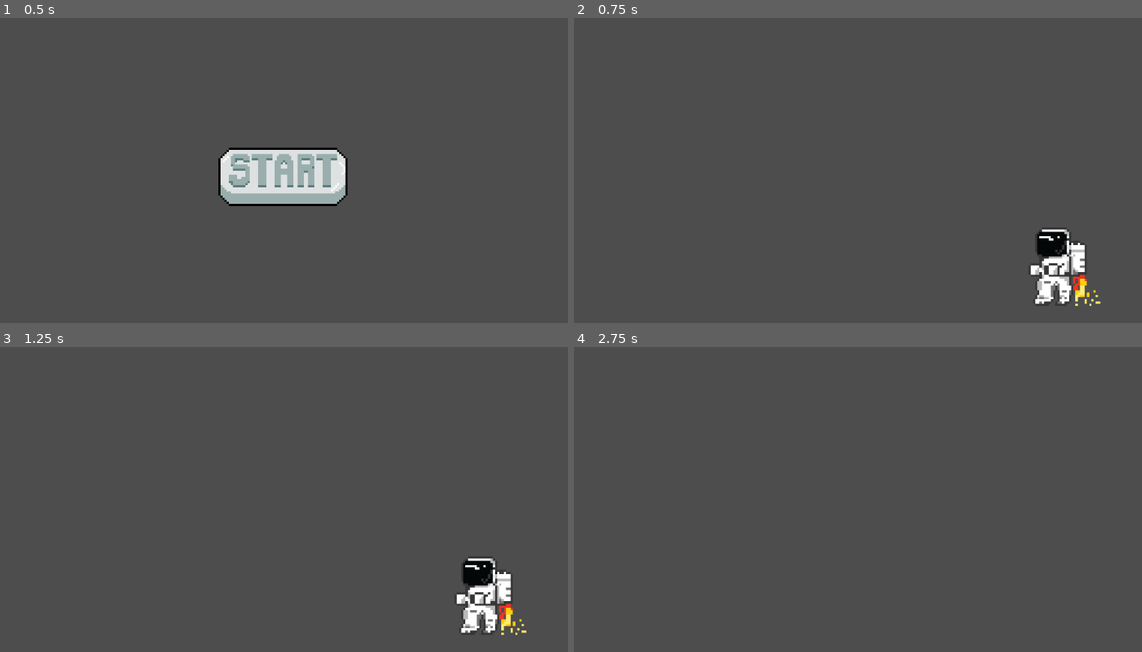
Above: before the commit, frames 1-4 (two rows, left to right).
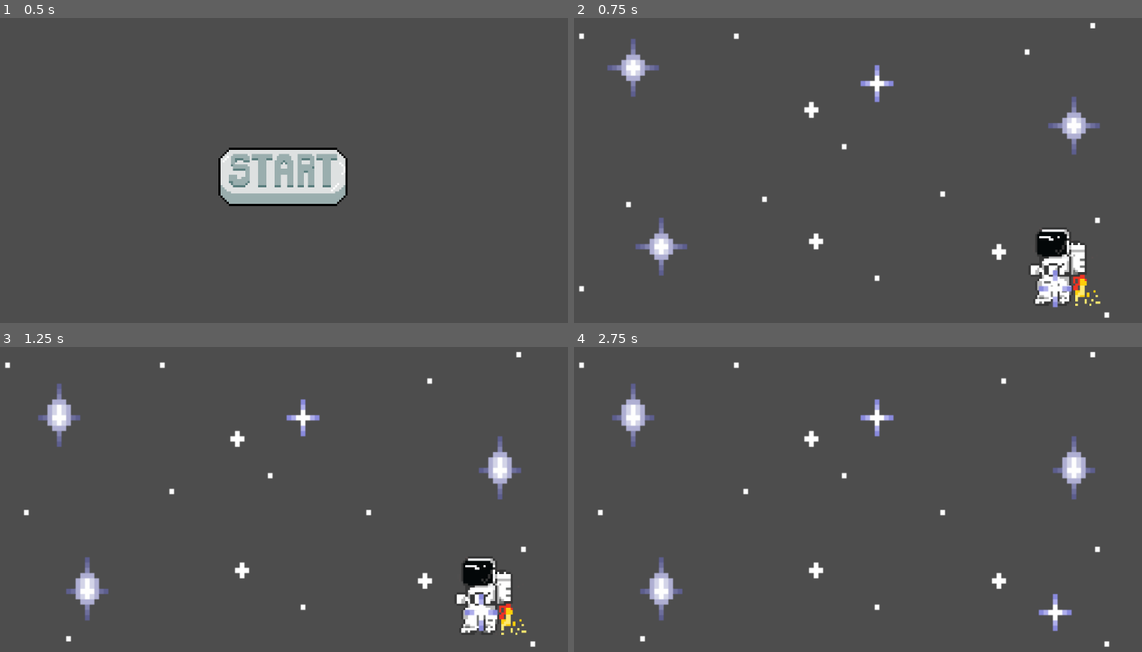
Above: after the commit, the same moments.

Repository: KTools2202/StarJump
Game: Godot game, scene res://scenes/start_button.tscn
Two runs of this game, one before a commit and one after it. Both use one fixed random seed, a clock stepped at 60 frames per second and the inputs below.
Inputs (mouse positions are in pixels of both pictures, inside the frame that each line leads up to):
- Up to frame 1 (0.5 s): no input
- Up to frame 2 (0.75 s): click (858, 176) at 0.5 s
- Up to frame 3 (1.25 s): no input
- Up to frame 4 (2.75 s): hold Right (ui_right) from 1.28 s (still down); tap Up (ui_up) at 1.52, 2.27 s

Frame 1 is identical in both runs. In frame 2, 2.4% of the frame differs, in the area x 0-95%, y 1-99%; in frame 3, 2.5%; in frame 4, 2.5%.

Commit message:
add: animation & background
Co-Authored-By: cara-mello <170725600+cara-mello@users.noreply.github.com>

Diff:
--- a/scenes/stages/stage1.tscn
+++ b/scenes/stages/stage1.tscn
@@ -8,6 +8,8 @@
 [ext_resource type="Script" path="res://scripts/Stage1/Clue4.gd" id="6_dfxqv"]
 [ext_resource type="Script" path="res://scripts/Stage1/Clue5.gd" id="7_s042v"]
 [ext_resource type="Script" path="res://scripts/Stage1/AnswerGUI.gd" id="8_yubbe"]
+[ext_resource type="Texture2D" uid="uid://ceo8fmyqrium1" path="res://sprites/Stars sheet.png" id="9_5uxs5"]
+[ext_resource type="Script" path="res://scripts/Starry background.gd" id="10_njl88"]
 
 [sub_resource type="RectangleShape2D" id="RectangleShape2D_3myi4"]
 size = Vector2(138, 151)
@@ -29,6 +31,63 @@
 
 [sub_resource type="RectangleShape2D" id="RectangleShape2D_wmj16"]
 size = Vector2(42, 648)
+
+[sub_resource type="AtlasTexture" id="AtlasTexture_0fy8c"]
+atlas = ExtResource("9_5uxs5")
+region = Rect2(0, 0, 640, 320)
+
+[sub_resource type="AtlasTexture" id="AtlasTexture_xvvmv"]
+atlas = ExtResource("9_5uxs5")
+region = Rect2(640, 0, 640, 320)
+
+[sub_resource type="AtlasTexture" id="AtlasTexture_byc1j"]
+atlas = ExtResource("9_5uxs5")
+region = Rect2(1280, 0, 640, 320)
+
+[sub_resource type="AtlasTexture" id="AtlasTexture_y3keh"]
+atlas = ExtResource("9_5uxs5")
+region = Rect2(0, 320, 640, 320)
+
+[sub_resource type="AtlasTexture" id="AtlasTexture_jn0gr"]
+atlas = ExtResource("9_5uxs5")
+region = Rect2(640, 320, 640, 320)
+
+[sub_resource type="AtlasTexture" id="AtlasTexture_yg5i2"]
+atlas = ExtResource("9_5uxs5")
+region = Rect2(1280, 320, 640, 320)
+
+[sub_resource type="AtlasTexture" id="AtlasTexture_u5ugd"]
+atlas = ExtResource("9_5uxs5")
+region = Rect2(0, 640, 640, 320)
+
+[sub_resource type="SpriteFrames" id="SpriteFrames_uwnlw"]
+animations = [{
+"frames": [{
+"duration": 1.0,
+"texture": SubResource("AtlasTexture_0fy8c")
+}, {
+"duration": 1.0,
+"texture": SubResource("AtlasTexture_xvvmv")
+}, {
+"duration": 1.0,
+"texture": SubResource("AtlasTexture_byc1j")
+}, {
+"duration": 1.0,
+"texture": SubResource("AtlasTexture_y3keh")
+}, {
+"duration": 1.0,
+"texture": SubResource("AtlasTexture_jn0gr")
+}, {
+"duration": 1.0,
+"texture": SubResource("AtlasTexture_yg5i2")
+}, {
+"duration": 1.0,
+"texture": SubResource("AtlasTexture_u5ugd")
+}],
+"loop": true,
+"name": &"stars",
+"speed": 5.0
+}]
 
 [node name="Node2D" type="Node2D"]
 
@@ -149,7 +208,6 @@
 offset_top = 544.0
 offset_right = 747.0
 offset_bottom = 602.0
-tooltip_text = "Click to close this menu."
 
 [node name="Ans2" type="Button" parent="answer/Panel"]
 layout_mode = 0
@@ -174,6 +232,14 @@
 offset_right = 456.0
 offset_bottom = 514.0
 tooltip_text = "Click to close this menu."
+
+[node name="Starry background" type="AnimatedSprite2D" parent="."]
+position = Vector2(576, 324.5)
+scale = Vector2(1.8, 2.02188)
+sprite_frames = SubResource("SpriteFrames_uwnlw")
+animation = &"stars"
+frame = 6
+script = ExtResource("10_njl88")
 
 [connection signal="body_entered" from="Clue1" to="Clue1" method="_on_body_entered"]
 [connection signal="body_exited" from="Clue1" to="Clue1" method="_on_body_exited"]
--- /dev/null
+++ b/scripts/Starry background.gd
@@ -0,0 +1,11 @@
+extends AnimatedSprite2D
+
+
+# Called when the node enters the scene tree for the first time.
+func _ready():
+	set_autoplay('stars') # Replace with function body.
+
+
+# Called every frame. 'delta' is the elapsed time since the previous frame.
+func _process(delta):
+	get_autoplay()
Not shown: 1 places in scenes/stages/stage1.tscn that only renumber resources
